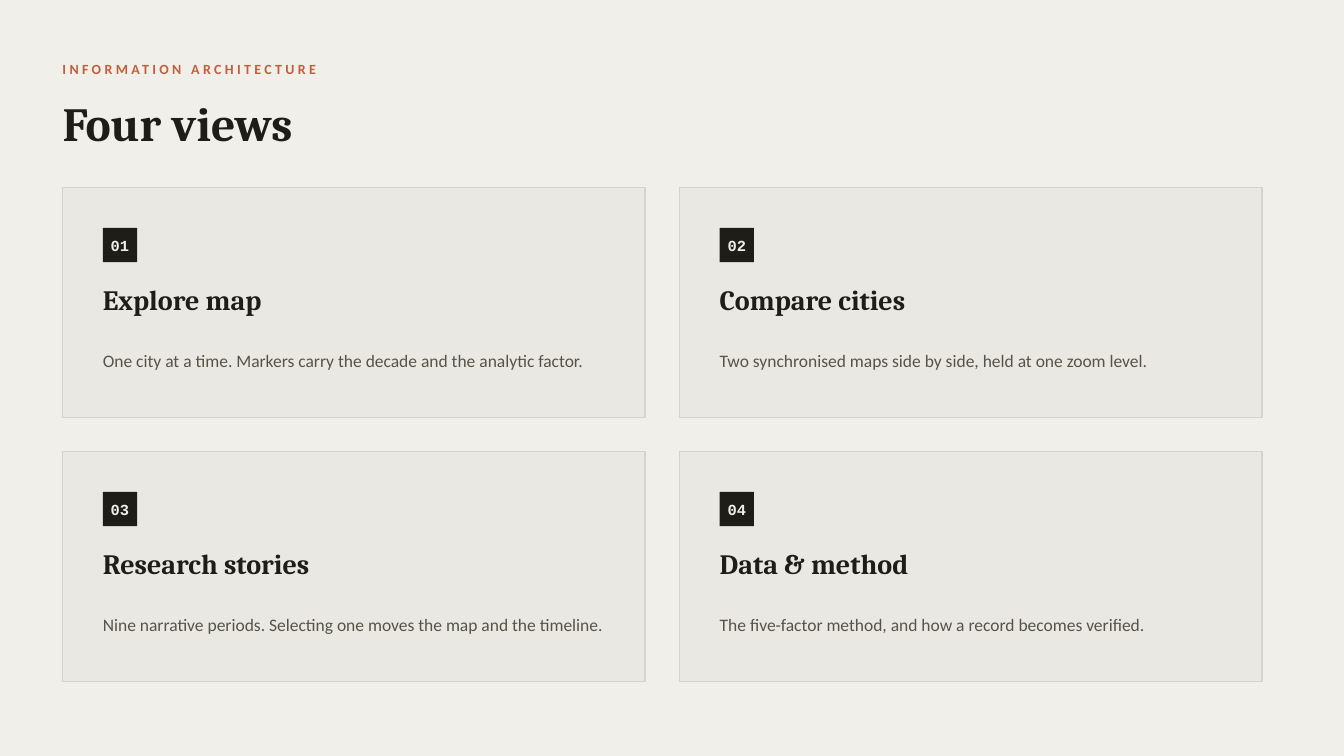
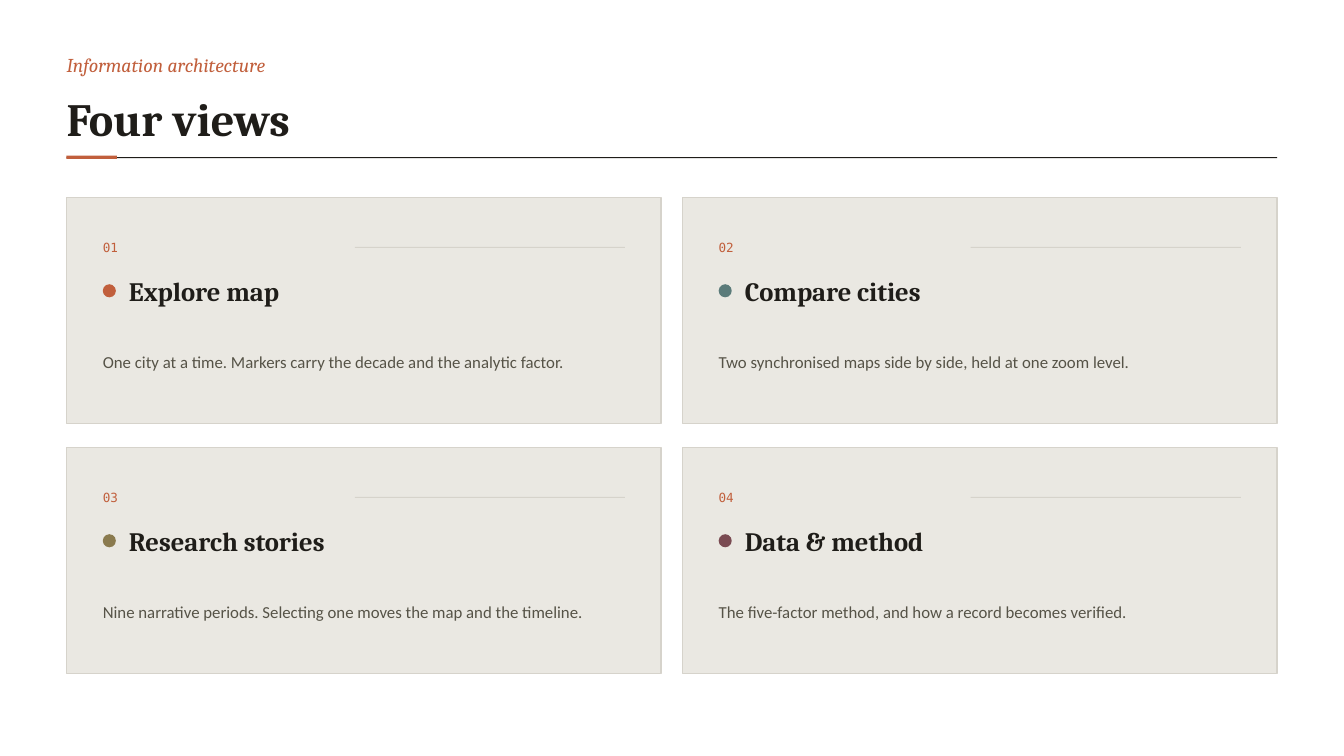
Before and after one commit to yunching0513/cycling-cities-platform, a slide deck: slide 3 of docs/cycling-cities-structure-en.pptx. Drawn at 1344x756 pixels with LibreOffice and Linux fonts; fonts in the diff are those of the drawing; background and template pictures are left out. Boxes give left, top, right and bottom in pixels: in the first picture for what was removed or moved away, otherwise in the second. Text is boxed around its words. In the diff, an @@ line names an element or a change of style, - is before the commit and + after.

```diff
--- a/docs/cycling-cities-structure-en.pptx
+++ b/docs/cycling-cities-structure-en.pptx
@@ background #F1EFE9 to picture (left out) @@
@@ text at (x1=67, y1=58, x2=266, y2=77): text changed; size 10 to 14 pt; font Calibri to Cambria; bold off; italic on @@
-INFORMATION ARCHITECTURE
+Information architecture
@@ text "Four views" at (x1=67, y1=104, x2=290, y2=137): size 34 to 33 pt @@
@@ rectangle resized from (x1=103, y1=228, x2=137, y2=262) to (x1=67, y1=155, x2=117, y2=158) @@
@@ rectangle at (x1=67, y1=155, x2=117, y2=158): fill #1F1D19 to #C15F3C @@
@@ rectangle added at (x1=67, y1=157, x2=1277, y2=158), fill #1F1D19 @@
@@ rectangle resized from (x1=63, y1=188, x2=645, y2=417) to (x1=67, y1=198, x2=661, y2=423) @@
@@ rectangle resized from (x1=680, y1=188, x2=1262, y2=417) to (x1=683, y1=198, x2=1277, y2=423) @@
@@ text "01" moved from (x1=111, y1=240, x2=129, y2=251) to (x1=103, y1=242, x2=118, y2=252) @@
@@ text "02" moved from (x1=728, y1=240, x2=746, y2=251) to (x1=719, y1=242, x2=734, y2=252) @@
@@ rectangle removed at (x1=720, y1=228, x2=754, y2=262) @@
@@ rectangle added at (x1=355, y1=247, x2=625, y2=248), fill #D6D3CB @@
@@ rectangle added at (x1=971, y1=247, x2=1241, y2=248), fill #D6D3CB @@
@@ ellipse added at (x1=103, y1=284, x2=116, y2=297), fill #C15F3C @@
@@ text "Explore map" moved from (x1=103, y1=290, x2=262, y2=316) to (x1=129, y1=282, x2=279, y2=307) @@
@@ ellipse added at (x1=719, y1=284, x2=732, y2=297), fill #5B7B7A @@
@@ text "Compare cities" moved from (x1=720, y1=290, x2=905, y2=316) to (x1=745, y1=282, x2=920, y2=307) @@
@@ rectangle resized from (x1=63, y1=452, x2=645, y2=682) to (x1=67, y1=448, x2=661, y2=674) @@
@@ rectangle resized from (x1=680, y1=452, x2=1262, y2=682) to (x1=683, y1=448, x2=1277, y2=674) @@
@@ rectangle removed at (x1=103, y1=492, x2=137, y2=526) @@
@@ rectangle added at (x1=355, y1=497, x2=625, y2=498), fill #D6D3CB @@
@@ size 11 to 9 pt, font Courier New to DejaVu Sans Mono, text colour #F1EFE9 to #C15F3C, bold off; alignment centre to left in 4 elements at (x1=103, y1=242, x2=118, y2=252), (x1=719, y1=242, x2=734, y2=252), (x1=103, y1=492, x2=118, y2=502), (x1=719, y1=492, x2=734, y2=502) @@
@@ rectangle removed at (x1=720, y1=492, x2=754, y2=526) @@
@@ rectangle added at (x1=971, y1=497, x2=1241, y2=498), fill #D6D3CB @@
@@ ellipse added at (x1=103, y1=534, x2=116, y2=547), fill #8A7A4E @@
@@ size 20 to 19 pt in 4 elements at (x1=745, y1=282, x2=920, y2=307), (x1=129, y1=282, x2=279, y2=307), (x1=745, y1=532, x2=923, y2=551), (x1=129, y1=532, x2=325, y2=552) @@
@@ text "Research stories" moved from (x1=103, y1=554, x2=309, y2=575) to (x1=129, y1=532, x2=325, y2=552) @@
@@ ellipse added at (x1=719, y1=534, x2=732, y2=547), fill #7A4B52 @@
@@ text "Data & method" moved from (x1=720, y1=554, x2=908, y2=574) to (x1=745, y1=532, x2=923, y2=551) @@
@@ size 12.5 to 12 pt; line spacing 1 to 19pt in 4 elements at (x1=719, y1=356, x2=1129, y2=371), (x1=103, y1=356, x2=564, y2=371), (x1=719, y1=606, x2=1127, y2=620), (x1=103, y1=606, x2=582, y2=621) @@
@@ text "Nine narrative periods. Selecting one ..." moved from (x1=103, y1=619, x2=603, y2=634) to (x1=103, y1=606, x2=582, y2=621) @@
@@ text "The five-factor method, and how ..." moved from (x1=720, y1=619, x2=1144, y2=633) to (x1=719, y1=606, x2=1127, y2=620) @@
```
Also in this commit, not shown: 8 other slides changed, 5 other files.
